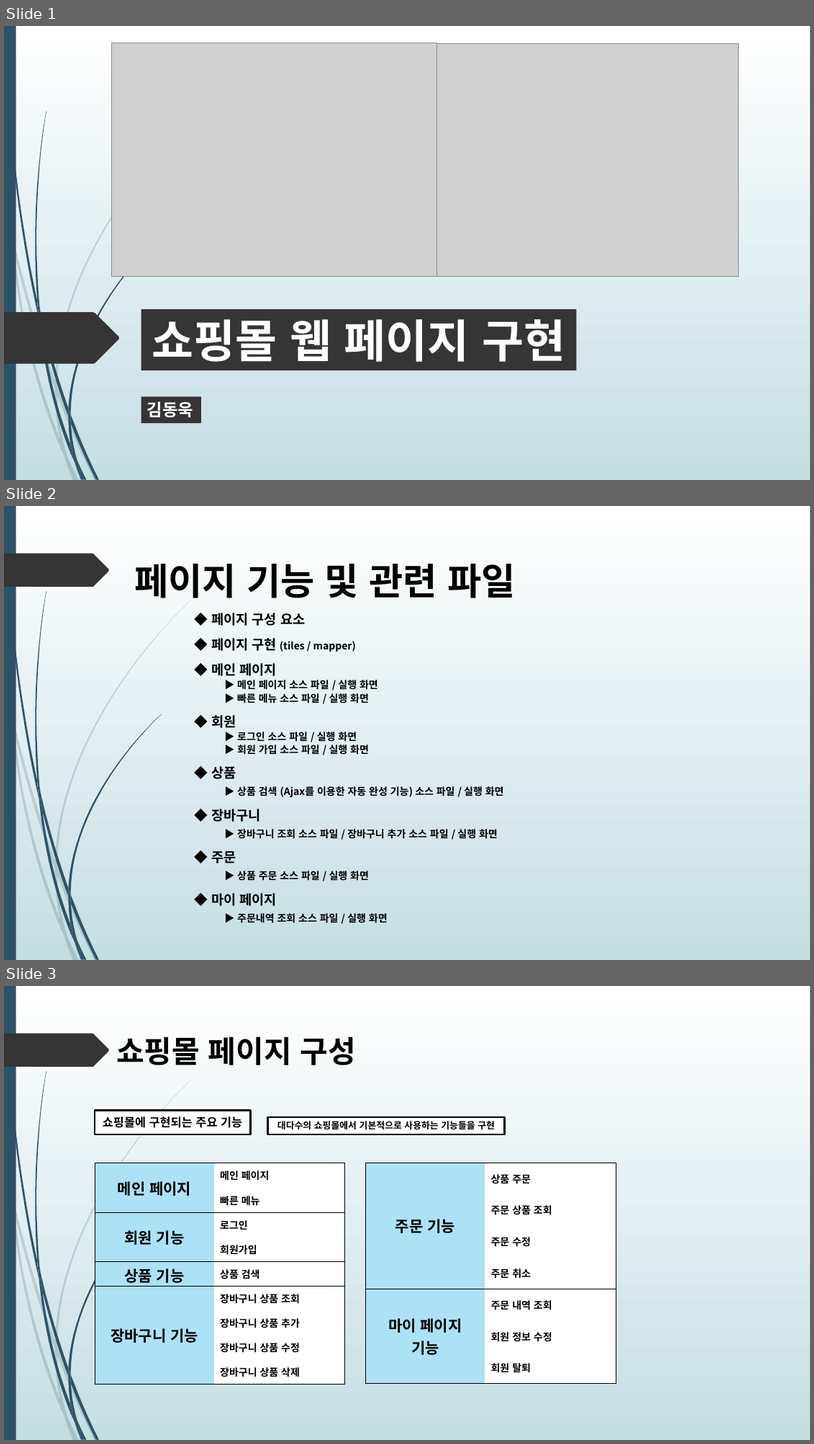
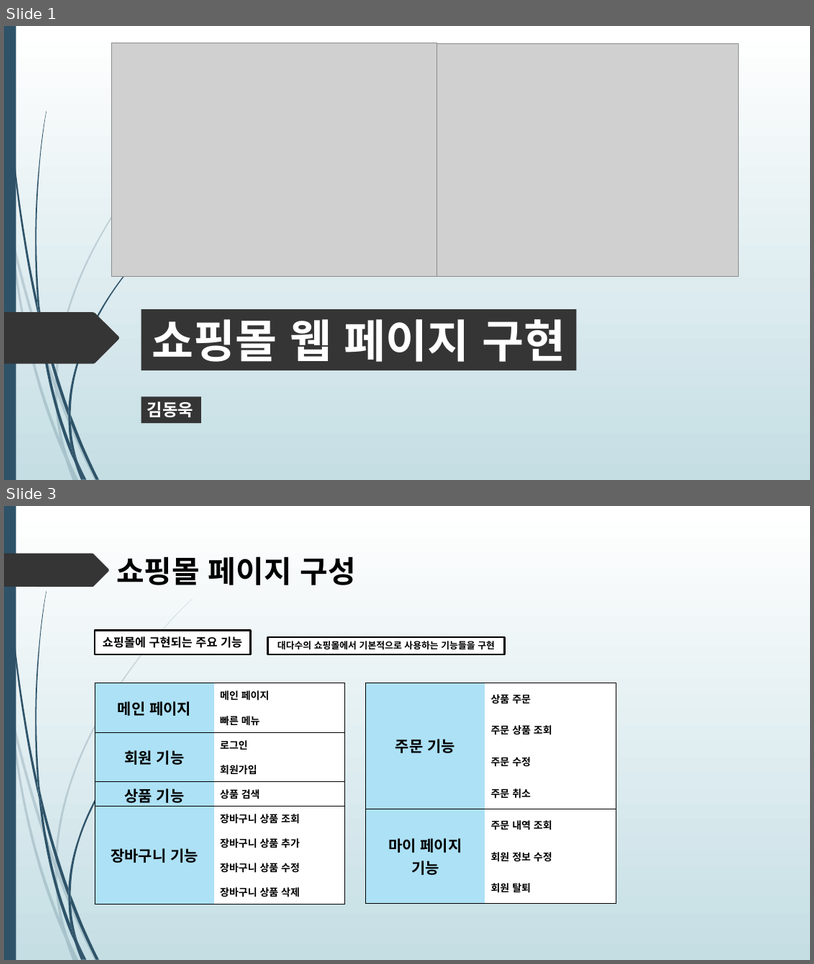
Before and after one commit to himediaai/DongOuk, a slide deck: 쇼핑몰.pptx. Shown one above the other, each under a label of ours: slides 1, 2 and 3 before the commit, slides 1 and 3 after it; the slides between them are not shown. The pictures are 814x1444 and 814x964 pixels, drawn with LibreOffice and Linux fonts; fonts in the diff are those of the drawing; grey boxes stand for pictures. Boxes give left, top, right and bottom in pixels: in the first picture for what was removed or moved away, otherwise in the second. Text is boxed around its words. In the diff, an @@ line names an element or a change of style, - is before the commit and + after.

```diff
--- a/쇼핑몰.pptx
+++ b/쇼핑몰.pptx
@@ slide 2 removed at (x1=4, y1=506, x2=810, y2=960), background gradient #FFFFFF to #C5DEE5; not listed: 24 template elements that a slide beside it also shows @@
@@ text removed at (x1=134, y1=564, x2=515, y2=598) @@
-페이지 기능 및 관련 파일
@@ text removed at (x1=211, y1=613, x2=504, y2=923) @@
-◆ 페이지 구성 요소
-◆ 페이지 구현 (tiles / mapper)
-◆ 메인 페이지
-▶ 메인 페이지 소스 파일 / 실행 화면
-▶ 빠른 메뉴 소스 파일 / 실행 화면
-◆ 회원
-▶ 로그인 소스 파일 / 실행 화면
-▶ 회원 가입 소스 파일 / 실행 화면
-◆ 상품
-▶ 상품 검색 (Ajax를 이용한 자동 완성 기능) 소스 파일 / 실행 화면
-◆ 장바구니
-▶ 장바구니 조회 소스 파일 / 장바구니 추가 소스 파일 / 실행 화면
-◆ 주문
-▶ 상품 주문 소스 파일 / 실행 화면
-◆ 마이 페이지
-▶ 주문내역 조회 소스 파일 / 실행 화면
```
Also in this commit, not shown: 4 slides changed, 6 slides added.
